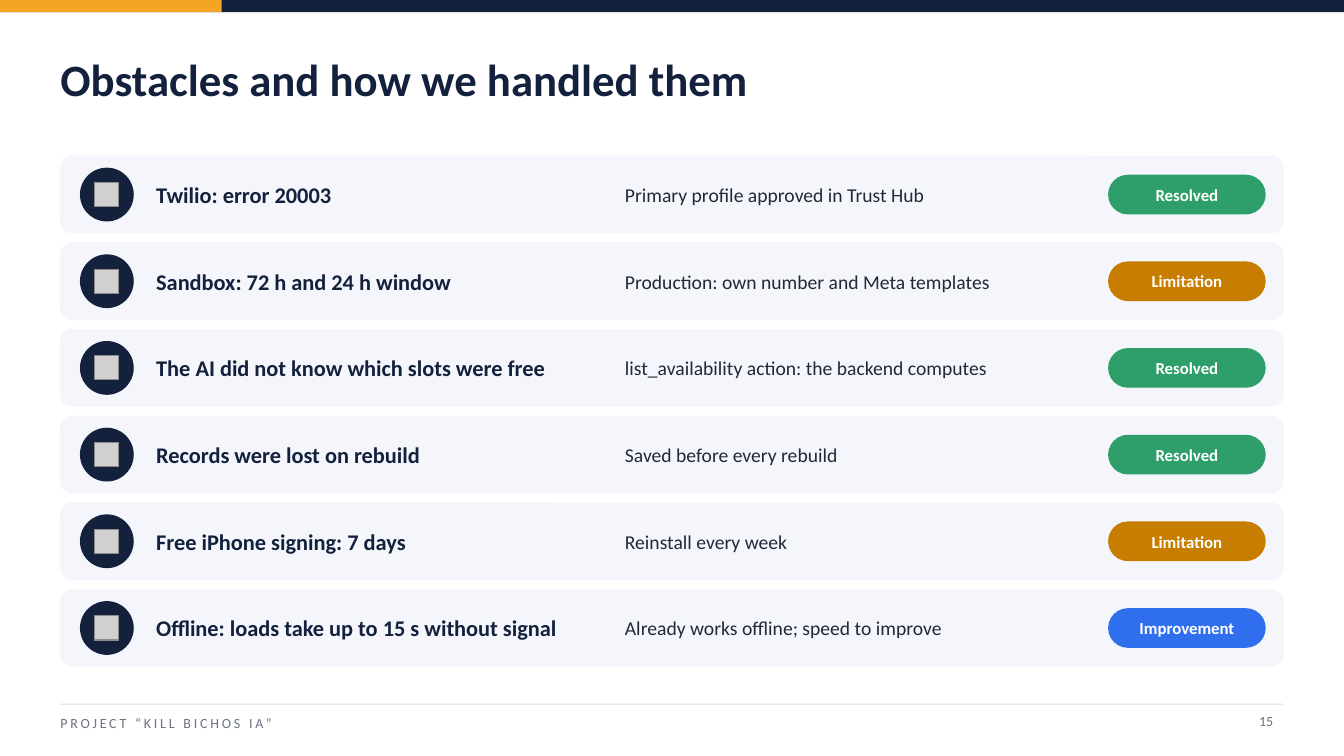
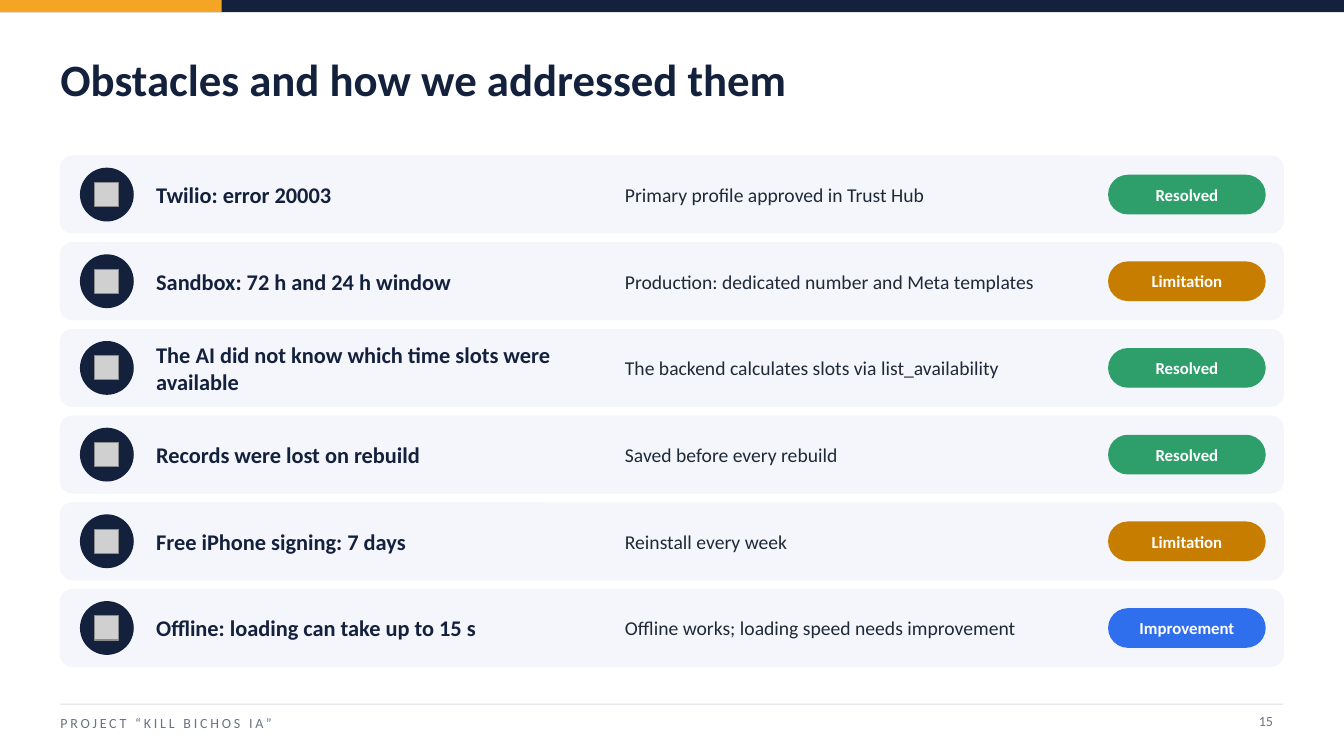
Before and after one commit to j4vierlb/PROYECTO-TESIS-, a slide deck: slide 15 of Fase 3/Evidencias Grupales/Presentación Final del proyecto (Inglés).pptx. Drawn at 1344x756 pixels with LibreOffice and Linux fonts; fonts in the diff are those of the drawing; grey boxes stand for pictures; background and template pictures are left out. Boxes give left, top, right and bottom in pixels: in the first picture for what was removed or moved away, otherwise in the second. Text is boxed around its words. In the diff, an @@ line names an element or a change of style, - is before the commit and + after.

```diff
--- a/Fase 3/Evidencias Grupales/Presentación Final del proyecto (Inglés).pptx
+++ b/Fase 3/Evidencias Grupales/Presentación Final del proyecto (Inglés).pptx
@@ text at [60, 64, 787, 97]: text changed @@
-Obstacles and how we handled them
+Obstacles and how we addressed them
@@ text at [625, 275, 1034, 292]: text changed @@
-Production: own number and Meta templates
+Production: dedicated number and Meta templates
@@ text at [156, 347, 550, 390]: text changed @@
-The AI did not know which slots were free
+The AI did not know which time slots were available
@@ text at [625, 361, 999, 378]: text changed @@
-list_availability action: the backend computes
+The backend calculates slots via list_availability
@@ text at [156, 620, 476, 640]: text changed @@
-Offline: loads take up to 15 s without signal
+Offline: loading can take up to 15 s
@@ text at [625, 621, 1015, 639]: text changed @@
-Already works offline; speed to improve
+Offline works; loading speed needs improvement
```
Also in this commit, not shown: 17 other slides changed, 3 other files.
